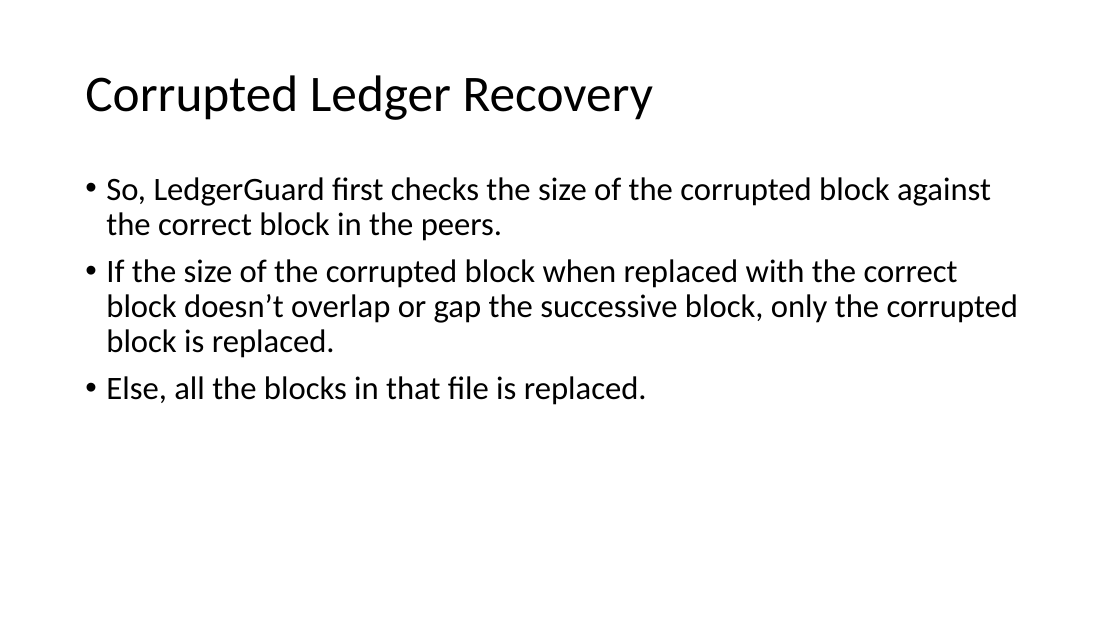
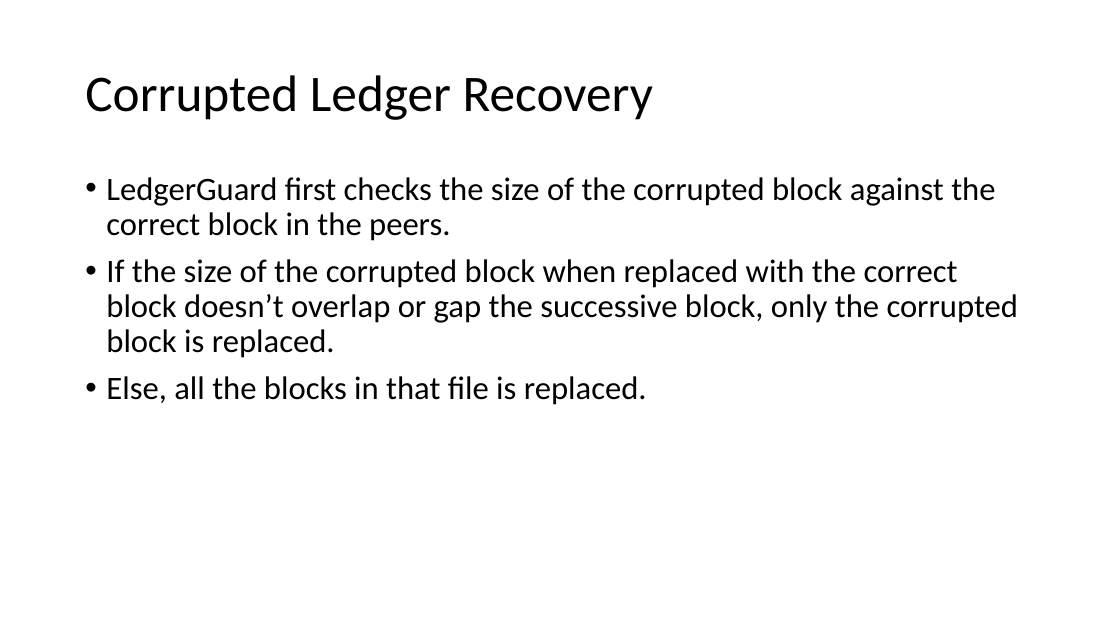
Before and after one commit to Tsajan/2018FallSemPOSTECH, a slide deck: slide 14 of CSED601 Dependable Computing/LedgerGuardReview.pptx. Drawn at 1120x630 pixels with LibreOffice and Linux fonts; fonts in the diff are those of the drawing. Boxes give left, top, right and bottom in pixels: in the first picture for what was removed or moved away, otherwise in the second. Text is boxed around its words. In the diff, an @@ line names an element or a change of style, - is before the commit and + after.

Commit message:
typos corrected

```diff
--- a/CSED601 Dependable Computing/LedgerGuardReview.pptx
+++ b/CSED601 Dependable Computing/LedgerGuardReview.pptx
@@ text at bbox=[106, 177, 995, 241]: text changed @@
-• So, LedgerGuard first checks the size of the corrupted block against the correct block in the peers.
+• LedgerGuard first checks the size of the corrupted block against the correct block in the peers.
```
Also in this commit, not shown: 1 other slide changed, 1 other file.
